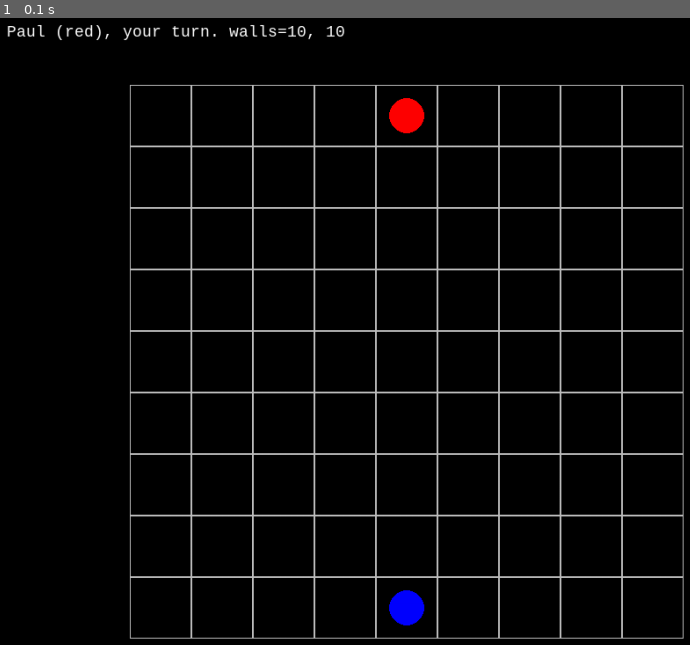
Above: before the commit, frame 1.
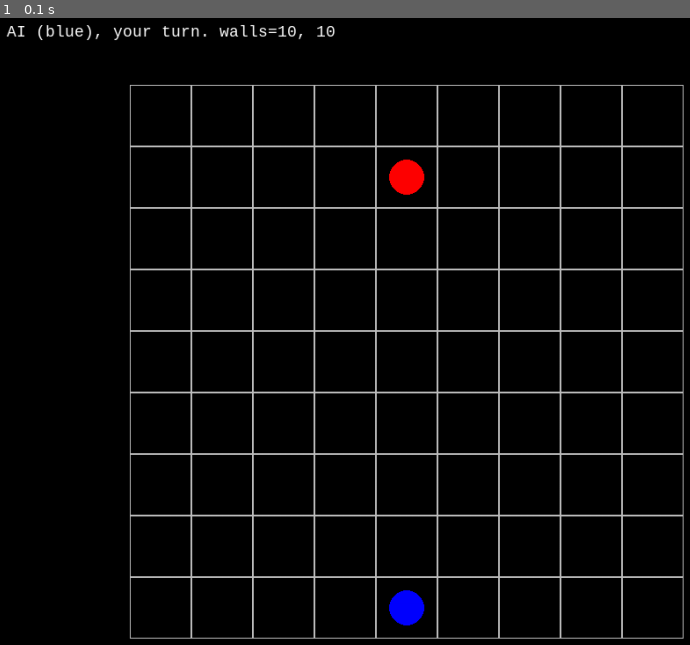
Above: after the commit, the same moment.

Repository: pdhummel/corridor
Game: pygame game, started from corridor.py
Two runs of this game, one before a commit and one after it. Both use one fixed random seed, a clock stepped at 60 frames per second and the inputs below. The source is Python 2; it was converted automatically to run under Python 3.
Inputs:
- Up to frame 1 (0.1 s): no input

The runs differ from the first frame. In frame 1, 0.9% of the frame differs, in the area x 0-62%, y 1-29%.

Commit message:
First time the AI has been able to play against itself and complete a game w/o crashes.

Diff:
--- a/AI.py
+++ b/AI.py
@@ -27,11 +27,14 @@
         should_try_wall = randint(0,game.turn)
         log("try wall?", "wall count=", player.unplayed_wall_count, "turn=", self._game.turn, "should_try_wall=", should_try_wall)
         if player.unplayed_wall_count > 0 and game.turn > 1 and (game.turn > 3 or should_try_wall > 0 or other_player_distance < 4):
-            best_total, game_event = self.propose_next_wall(game, player)
+            best_total, game_event = self.propose_wall(game, player)
 
         path = self.find_shortest_path(player, game.board)
         if path != None and len(path) > 1:
             next_space = path[1]
+            if next_space.occupied_by_player != None:
+                if len(path) > 2:
+                    next_space = path[2]
             moved = game.move_player(player, next_space.x, next_space.y)
             if moved:
                 total = self.evaluate_game(game, player, True)
@@ -51,7 +54,7 @@
                 game_event.move_mode = "PAWN"
         return game_event
 
-    def propose_next_wall(self, game, player):
+    def propose_wall(self, game, player):
         best_total = -99
         game_event = GameEvent("SPACE")
 
--- a/Board.py
+++ b/Board.py
@@ -5,6 +5,10 @@
 
     def __init__(self):
         self.spaces = [[None for col in range(9)] for row in range(9)]
+        self.graph = {}
+        self.space_distances_p1 = {}
+        self.space_distances_p2 = {}
+
 
     def initialize(self):
         for x in range(9):
@@ -14,7 +18,9 @@
                 space.y = y
                 self.set(x, y, space)
 
-
+        self.graph = self.create_graph()
+        self.space_distances_p1 = self.calculate_space_distances(self.graph, 8)
+        self.space_distances_p2 = self.calculate_space_distances(self.graph, 0)
 
     def clone(self):
         b = Board()
@@ -23,7 +29,74 @@
                 space = self.get(x, y)
                 s = space.clone()
                 b.set(x, y, s)
+
+        for x in range(9):
+            for y in range(9):
+                space = self.get(x, y)
+                s = b.get(x, y)
+                if self.space_distances_p1.has_key(space):
+                    b.space_distances_p1[s] = self.space_distances_p1[space]
+                if self.space_distances_p2.has_key(space):
+                    b.space_distances_p2[s] = self.space_distances_p2[space]
+                if self.graph.has_key(space):
+                    cells = []
+                    for node in self.graph[space]:
+                        cell = b.get(node.x, node.y)
+                        cells.append(cell)
+                    b.graph[s] = cells
         return b
+
+    def board_changed(self):
+        log("board_changed")
+        new_graph = self.create_graph()
+        spaces_to_recalc = []
+        for x in range(9):
+            for y in range(9):
+                space = self.get(x, y)
+                to_cells = self.graph[space]
+                new_cells = new_graph[space]
+
+                xor_cells = set(to_cells) ^ set(new_cells)
+                if len(xor_cells) > 0:
+                    spaces_to_recalc.append(space)
+                    for node in xor_cells:
+                        spaces_to_recalc.append(node)
+        self.graph = new_graph
+        self.space_distances_p1 = self.calculate_space_distances(self.graph, 8)
+        self.space_distances_p2 = self.calculate_space_distances(self.graph, 0)
+        for space in list(set(spaces_to_recalc)):
+            log("board_changed: spaces_to_recalc", space.x, space.y)
+            #self.calculate_space_distance2(self.graph, 8, self.space_distances_p1, space.x, space.y)
+            #self.calculate_space_distance2(self.graph, 0, self.space_distances_p2, space.x, space.y)
+
+        # TODO:  make a function of this
+        # Return here to turn-off output of space_distances
+        #return
+        for row in range(9):
+            output = ""
+            for col in range(9):
+                x = col
+                y = row
+                space = self.get(x,y)
+                if self.space_distances_p1.has_key(space):
+                    output = output + " " + str(self.space_distances_p1[space])
+                else:
+                    output = output + " ?"
+            log(output)
+        log(" ")
+        for row in range(9):
+            output = ""
+            for col in range(9):
+                x = col
+                y = row
+                space = self.get(x,y)
+                if self.space_distances_p2.has_key(space):
+                    output = output + " " + str(self.space_distances_p2[space])
+                else:
+                    output = output + " ?"
+            log(output)
+        log(" ")
+
 
 
     def get(self, x, y):
@@ -44,6 +117,7 @@
                     top = board.get(x, y-1)
                     if top.bottom_has_wall == False:
                         to_cells.append(top)
+                    # TODO:  diaganol pawn jump
                     if top.occupied_by_player != None:
                         if top.y > 1 and top.top_has_wall == False:
                             top = board.get(x, y-2)
@@ -52,6 +126,7 @@
                     bottom = board.get(x, y+1)
                     if bottom.top_has_wall == False:
                         to_cells.append(bottom)
+                    # TODO:  diaganol pawn jump
                     if bottom.occupied_by_player != None:
                         if bottom.y < 7 and bottom.bottom_has_wall == False:
                             bottom = board.get(x, y+2)
@@ -60,6 +135,7 @@
                     left = board.get(x-1, y)
                     if left.right_has_wall == False:
                         to_cells.append(left)
+                    # TODO:  diaganol pawn jump
                     if left.occupied_by_player != None:
                         if left.x > 1 and left.left_has_wall == False:
                             left = board.get(x-2, y)
@@ -68,11 +144,11 @@
                     right = board.get(x+1, y)
                     if right.left_has_wall == False:
                         to_cells.append(right)
+                    # TODO:  diaganol pawn jump
                     if right.occupied_by_player != None:
                         if right.x < 7 and right.right_has_wall == False:
                             right = board.get(x+2, y)
                             to_cells.append(right)
-
                 graph[space] = to_cells
         return graph
 
@@ -87,8 +163,12 @@
 
 
     def get_distance(self, space, victory_row):
-        graph = self.create_graph()
-        space_distances = self.calculate_space_distances(graph, victory_row)
+        graph = self.graph  # self.create_graph()
+        #space_distances = self.calculate_space_distances(graph, victory_row)
+        if victory_row == 8:
+            space_distances = self.space_distances_p1
+        else:
+            space_distances = self.space_distances_p2
         distance = -1
         if space_distances.has_key(space):
             distance = space_distances[space]
@@ -99,7 +179,7 @@
     def is_connected(self, space, victory_row):
         log("is_connected")
         connected = False
-        graph = self.create_graph()
+        graph = self.graph # self.create_graph()
         connected_spaces = self.find_connected_spaces(graph, victory_row)
         if space in connected_spaces:
             connected = True
@@ -108,9 +188,44 @@
 
     def find_connected_spaces(self, graph, victory_row):
         log("find_connected_spaces for row ", victory_row)
-        space_distances = self.calculate_space_distances(graph, victory_row)
+        if victory_row == 8:
+            space_distances = self.space_distances_p1
+        else:
+            space_distances = self.space_distances_p2
+        #space_distances = self.calculate_space_distances(graph, victory_row)
         connected_spaces = space_distances.keys()
         return connected_spaces
+
+    def calculate_space_distance2(self, graph, victory_row, space_distances, x, y, visited=[]):
+        space = self.get(x, y)
+        visited.append(space)
+        recalc = False
+        if y == victory_row:
+            space_distances[space] = 0
+
+        # Try to get the distance for this space from its nodes
+        else:
+            old_distance = 99
+            if space_distances.has_key(space):
+                old_distance = space_distances[space]
+                space_distances.pop(space, None)
+            if graph.has_key(space):
+                for node in graph[space]:
+                    if graph.has_key(node) and space_distances.has_key(node):
+                        distance = space_distances[node]
+                        if not space_distances.has_key(space) or space_distances[space] > distance+1:
+                            space_distances[space] = distance + 1
+            if (space_distances.has_key(space) and space_distances[space] != old_distance):
+                recalc = True
+
+        # Populate the distances for its nodes
+        if recalc and graph.has_key(space) and space_distances.has_key(space):
+            distance = space_distances[space]
+            for node in graph[space]:
+                if node not in visited:
+                    self.calculate_space_distance2(graph, victory_row, space_distances, node.x, node.y, visited)
+
+        del visited[:]
 
     def calculate_space_distance(self, graph, victory_row, space_distances, x, y):
         space = self.get(x, y)
@@ -118,11 +233,11 @@
             space_distances[space] = 0
 
         # Try to get the distance for this space from its nodes
-        elif graph.has_key(space) and not space_distances.has_key(space):
+        elif graph.has_key(space) and (space_distances.has_key(space)):
             for node in graph[space]:
                 if graph.has_key(node) and space_distances.has_key(node):
                     distance = space_distances[node]
-                    if not space_distances.has_key(space) or space_distances[space] > distance+1:
+                    if space_distances[space] > distance+1:
                         space_distances[space] = distance + 1
 
         # Populate the distances for its nodes
@@ -150,8 +265,7 @@
         self.calculate_space_distance(graph, victory_row, space_distances, 8, 8)
 
         # Return here to turn-off output of space_distances
-        # TODO: log
-        return space_distances
+        #return space_distances
         for row in range(9):
             output = ""
             for col in range(9):
@@ -166,7 +280,7 @@
         log(" ")
         return space_distances
 
-
+    # TODO: redo this output using the ConsoleInterface code
     def __str__(self):
         output = ""
         for y in range(9):
@@ -199,10 +313,3 @@
             output = output + row_output
         output = output + "\n"
         return output
-
-
-    def print_board(self, game):
-        for x in range(9):
-            for y in range(9):
-                space = game.board.get(x,y)
-                log(str(x) + "," + str(y) + " " + str(space.occupied_by_player))
--- a/ConsoleInterface.py
+++ b/ConsoleInterface.py
@@ -2,12 +2,13 @@
 from Player import Player
 from Game import Game
 from GameEvent import GameEvent
+from Logger import Logger
 
 
 class ConsoleInterface:
 
     def __init__(self):
-        pass
+        Logger.output_console = False
 
 
     def handle_events(self):
--- a/Game.py
+++ b/Game.py
@@ -53,8 +53,9 @@
         is_valid = self.validate_move(player, x, y)
         if is_valid:
             self.place_player(player, x, y)
-
             moved = True
+        if moved:
+            self.board.board_changed()
         return moved
 
     # Checks whether it is valid to place a wall at the specified location.
@@ -62,7 +63,6 @@
         log("validate_wall", x, y, side)
         is_ok = True
         placed = self.set_wall(x, y, side)
-        #ai = AI(self)
         if placed:
             for p in self.players:
                 log(p.name, p.win_row)
@@ -145,7 +145,7 @@
             placed = True
             self.board.get(x,y).left_has_wall = True
             self.board.get(x,y+1).left_has_wall = True
-            if x < 8:
+            if x > 0:
                 self.board.get(x-1,y).right_has_wall = True
                 self.board.get(x-1,y+1).right_has_wall = True
 
@@ -168,37 +168,39 @@
             placed = True
             self.board.get(x,y).right_has_wall = True
             self.board.get(x,y+1).right_has_wall = True
-            if x > 0:
+            if x < 8:
                 self.board.get(x+1,y).left_has_wall = True
                 self.board.get(x+1,y+1).left_has_wall = True
+        if placed:
+            self.board.board_changed()
         return placed
 
     def unset_wall(self, x, y, side):
-        if side == "TOP" and y > 0:
+        if side == "TOP" and y > 0 and x < 8:
             self.board.get(x,y).top_has_wall = False
             self.board.get(x+1,y).top_has_wall = False
-            if y < 9:
+            if y > 0:
                 self.board.get(x,y-1).bottom_has_wall = False
                 self.board.get(x+1,y-1).bottom_has_wall = False
-        elif side == "BOTTOM" and y < 8:
+        elif side == "BOTTOM" and y < 8 and x < 8:
             self.board.get(x,y).bottom_has_wall = False
             self.board.get(x+1,y).bottom_has_wall = False
-            if y >= 0:
+            if y < 8:
                 self.board.get(x,y+1).top_has_wall = False
                 self.board.get(x+1,y+1).top_has_wall = False
-        elif side == "LEFT" and x > 0:
+        elif side == "LEFT" and x > 0 and y < 8:
             self.board.get(x,y).left_has_wall = False
             self.board.get(x,y+1).left_has_wall = False
-            if x < 9:
+            if x > 0:
                 self.board.get(x-1,y).right_has_wall = False
                 self.board.get(x-1,y+1).right_has_wall = False
-        elif side == "RIGHT" and x < 8:
+        elif side == "RIGHT" and x < 8 and y < 8:
             self.board.get(x,y).right_has_wall = False
             self.board.get(x,y+1).right_has_wall = False
-            if x >= 0:
+            if x  < 8:
                 self.board.get(x+1,y).left_has_wall = False
                 self.board.get(x+1,y+1).left_has_wall = False
-
+        self.board.board_changed()
 
     # Tries to place a wall at the specified location
     def place_wall(self, player, x, y, side):
@@ -240,7 +242,7 @@
                 is_ok = False
             if is_ok:
                 ai = AI(self)
-                graph = self.board.create_graph()
+                graph = self.board.graph  #self.board.create_graph()
                 if graph.has_key(player.position):
                     nodes = graph[player.position]
                     space = self.board.get(x, y)
@@ -285,10 +287,12 @@
                 game_event = ai.determine_next_move(player)
                 log("game_loop: game_event=", game_event)
                 player.move_mode = game_event.move_mode
+                #raw_input("Press Enter to continue")
                 #exit(0);
             else:
                 game_event = interface.handle_events()
-                player.move_mode = game_event.move_mode
+                if player.move_mode == None:
+                    player.move_mode = game_event.move_mode
 
             if game_event == None:
                 pass
@@ -322,6 +326,7 @@
                             else:
                                 self.end_turn()
                             interface.draw_game(self)
+                            #raw_input("Press Enter to continue")
 
                     elif player.move_mode == "WALL":
                         placed = self.place_wall(player,
@@ -330,6 +335,7 @@
                         if placed:
                             self.end_turn()
                             interface.draw_game(self)
+                            #raw_input("Press Enter to continue")
 
     def output_player_message(self, msg):
         self.old_player_message = self.player_message
--- a/Logger.py
+++ b/Logger.py
@@ -1,18 +1,28 @@
 from __future__ import print_function
 import sys
+import logging
 
 
 class Logger:
-    output_console = False
+    output_console = True
+    logging_configured = False
 
     def __init__(self):
         pass
 
+def initialize():
+    if Logger.output_console:
+        logging.basicConfig(level=logging.DEBUG, format='%(asctime)s - %(levelname)s - %(message)s')
+    else:
+        logging.basicConfig(filename='./corridor.log', level=logging.DEBUG, format='%(asctime)s - %(levelname)s - %(message)s')
+    Logger.logging_configured = True
 
 
 def log(*vargs):
-    if Logger.output_console:
-        for arg in vargs:
-            #sys.stdout.write(str(arg)
-            print(arg, end=" ")
-        print("", end="\n")
+    if not Logger.logging_configured:
+        initialize()
+    output = ""
+    for arg in vargs:
+        #sys.stdout.write(str(arg)
+        output = output + str(arg) + " "
+    logging.debug(output)
--- a/corridor.py
+++ b/corridor.py
@@ -5,21 +5,23 @@
 from GameEvent import GameEvent
 from PyGameInterface import PyGameInterface
 from PyGameInterface import black, red, white, gray, blue
+from ConsoleInterface import ConsoleInterface
 
-pyg = PyGameInterface()
+interface = PyGameInterface()
+#interface = ConsoleInterface()
 
 
 # setup data
 p1 = Player()
 p1.name = "Paul (red)"
+#p1.name = "AI (red)"
 p1.color = red
-#p1.is_computer = True
+p1.is_computer = True
 p2 = Player()
 p2.name = "AI (blue)"
+#p2.name = "Paul (blue)"
 p2.is_computer = True
 p2.color = blue
 game = Game()
 game.init_two_player_game(p1, p2)
-
-
-game.game_loop(pyg)
+game.game_loop(interface)
